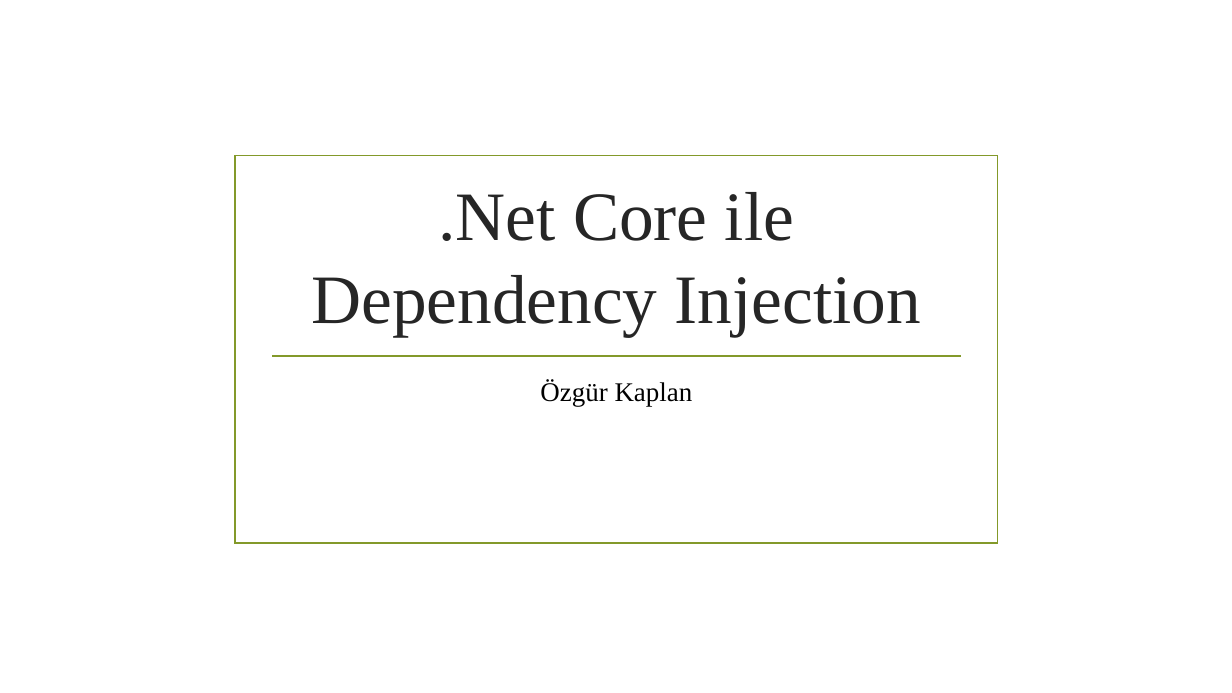
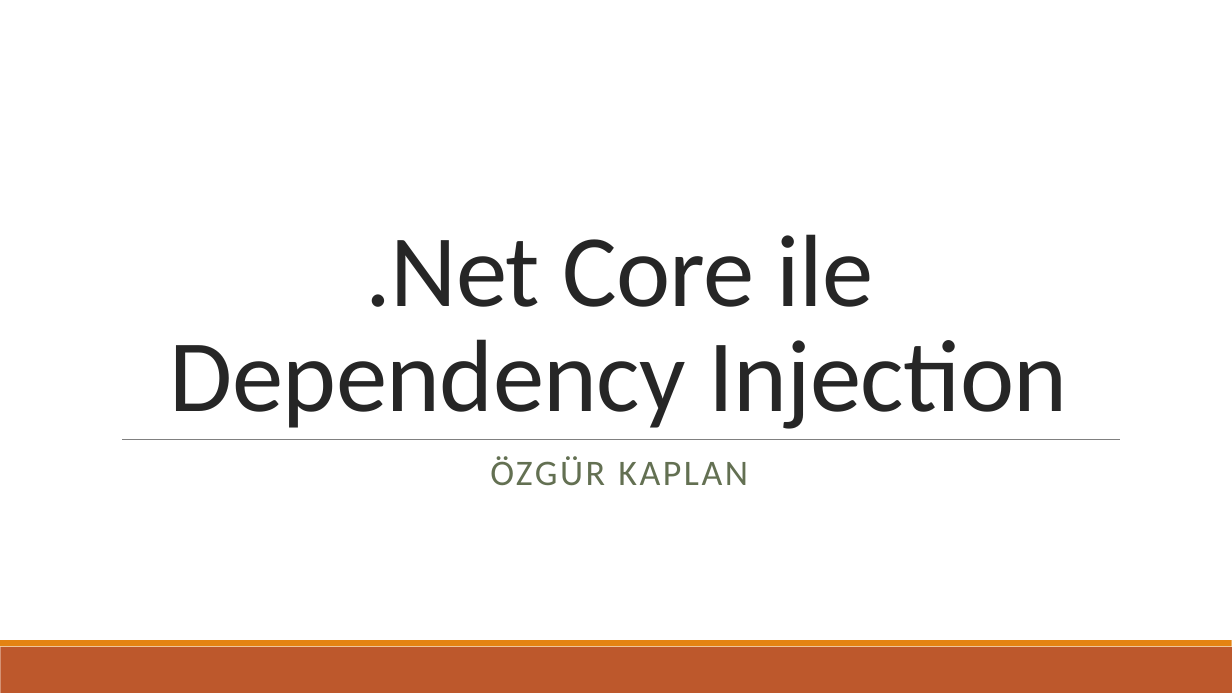
Before and after one commit to ozgurkaplan/MsMeetup20171025, a slide deck: slide 1 of Dependency Injection with net Core.pptx. Drawn at 1232x693 pixels with LibreOffice and Linux fonts; fonts in the diff are those of the drawing; background and template pictures are left out. Boxes give left, top, right and bottom in pixels: in the first picture for what was removed or moved away, otherwise in the second. Text is boxed around its words. In the diff, an @@ line names an element or a change of style, - is before the commit and + after.

Commit message:
kararlı ve kararsız dependency

```diff
--- a/Dependency Injection with net Core.pptx
+++ b/Dependency Injection with net Core.pptx
@@ title ".Net Core ile Dependency Injection": place and size @@
-title ".Net Core ile Dependency Injection" at (311,192,921,337)
+title ".Net Core ile Dependency Injection" at (170,234,1068,429)
@@ title ".Net Core ile Dependency Injection" at (170,234,1068,429): size 54 to 80 pt, font Times New Roman to Calibri, letter spacing 0 to -0.5 pt; line spacing 1 to 0.85 @@
@@ rectangle removed at (236,156,998,543) @@
@@ line removed from (272, 356) to (961, 356) @@
@@ line added from (122, 439) to (1120, 439), #808080 0.5 pt @@
@@ subtitle at (490,456,748,486): text changed; size 21 to 28 pt; font Times New Roman to Calibri; text colour #000000 to #637052 @@
-Özgür Kaplan
+ÖZGÜR KAPLAN
@@ rectangle added at (0,647,1232,693), fill #BD582C @@
@@ rectangle added at (0,640,1232,647), fill #E48312 @@
```
Also in this commit, not shown: 10 other slides changed, 4 slides added, 2 other files.
